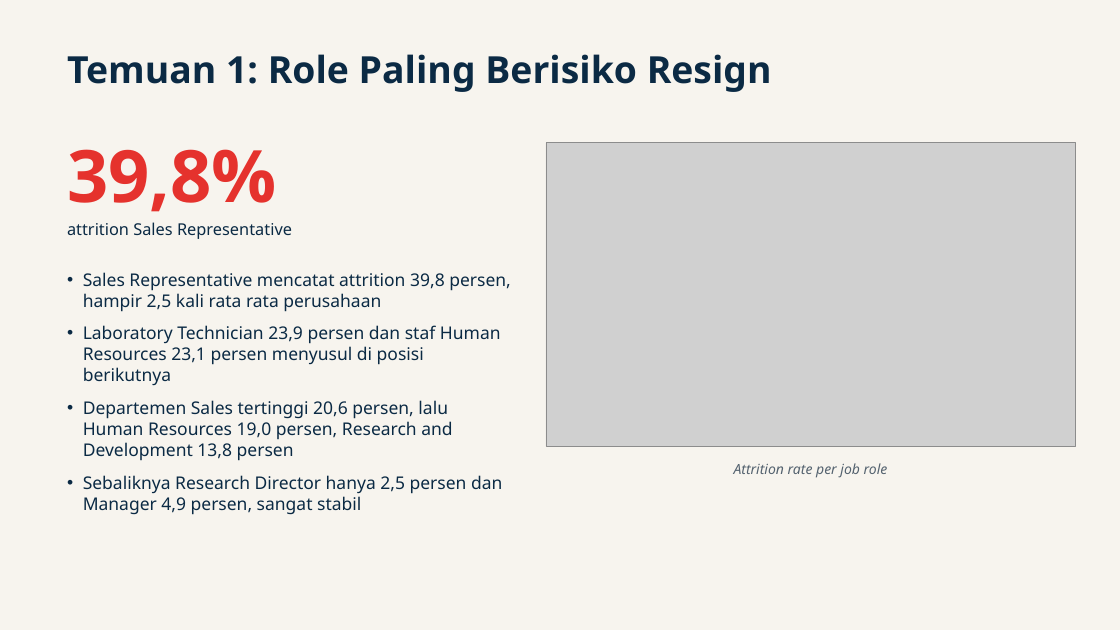
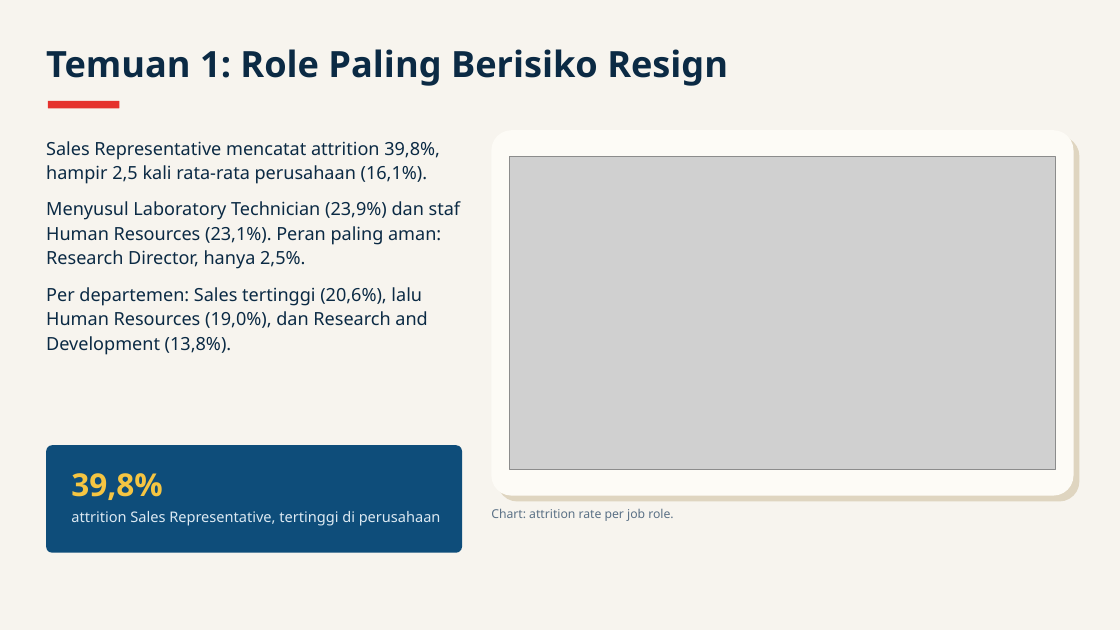
Before and after one commit to baghizash/ibm-hr-attrition-people-analytics, a slide deck: slide 4 of Portofolio-Analisis-HR-Attrition.pptx. Drawn at 1120x630 pixels with LibreOffice and Linux fonts; fonts in the diff are those of the drawing; grey boxes stand for pictures. Boxes give left, top, right and bottom in pixels: in the first picture for what was removed or moved away, otherwise in the second. Text is boxed around its words. In the diff, an @@ line names an element or a change of style, - is before the commit and + after.

```diff
--- a/Portofolio-Analisis-HR-Attrition.pptx
+++ b/Portofolio-Analisis-HR-Attrition.pptx
@@ text "Temuan 1: Role Paling Berisiko ...": place and size @@
-text "Temuan 1: Role Paling Berisiko ..." at [67, 54, 772, 92]
+text "Temuan 1: Role Paling Berisiko ..." at [46, 49, 728, 86]
@@ text "Temuan 1: Role Paling Berisiko ..." at [46, 49, 728, 86]: size 32 to 31 pt; line spacing 1 to 1.13; less space between paragraphs @@
@@ rounded rectangle added at [48, 101, 119, 108], fill #E5322D @@
@@ text at [46, 141, 461, 355]: text changed; size 15 to 15.5 pt @@
-• Sales Representative mencatat attrition 39,8 persen, hampir 2,5 kali rata rata perusahaan
-• Laboratory Technician 23,9 persen dan staf Human Resources 23,1 persen menyusul di posisi berikutnya
-• Departemen Sales tertinggi 20,6 persen, lalu Human Resources 19,0 persen, Research and Development 13,8 persen
-• Sebaliknya Research Director hanya 2,5 persen dan Manager 4,9 persen, sangat stabil
+Sales Representative mencatat attrition 39,8%, hampir 2,5 kali rata-rata perusahaan (16,1%).
+Menyusul Laboratory Technician (23,9%) dan staf Human Resources (23,1%). Peran paling aman: Research Director, hanya 2,5%.
+Per departemen: Sales tertinggi (20,6%), lalu Human Resources (19,0%), dan Research and Development (13,8%).
@@ rounded rectangle added at [492, 130, 1074, 496], fill #FDFBF6 @@
@@ rounded rectangle added at [497, 136, 1080, 502], fill #DFD5C0 @@
@@ picture: place and size @@
-picture at [546, 143, 1075, 446]
+picture at [510, 156, 1055, 469]
@@ rounded rectangle added at [46, 445, 462, 553], fill #0E4D7A @@
@@ text at [71, 473, 162, 500]: size 62 to 27 pt, text colour #E5322D to #F5C542 in "39,8%"; line spacing 1 to 1.13 @@
@@ text "39,8%": place and size @@
-text "39,8%" at [67, 149, 292, 239]
+text "39,8%" at [71, 473, 441, 526]
@@ text at [491, 508, 673, 521]: text changed; size 12 to 10.5 pt; text colour #54626F to #5B7186; italic off @@
-Attrition rate per job role
+Chart: attrition rate per job role.
@@ text at [71, 511, 441, 526]: text changed; size 14 to 12.5 pt; text colour #0B2A44 to #DCE9F2 @@
-attrition Sales Representative
+attrition Sales Representative, tertinggi di perusahaan
```
Also in this commit, not shown: 8 other slides changed, 1 slide added, 1 slide removed.
